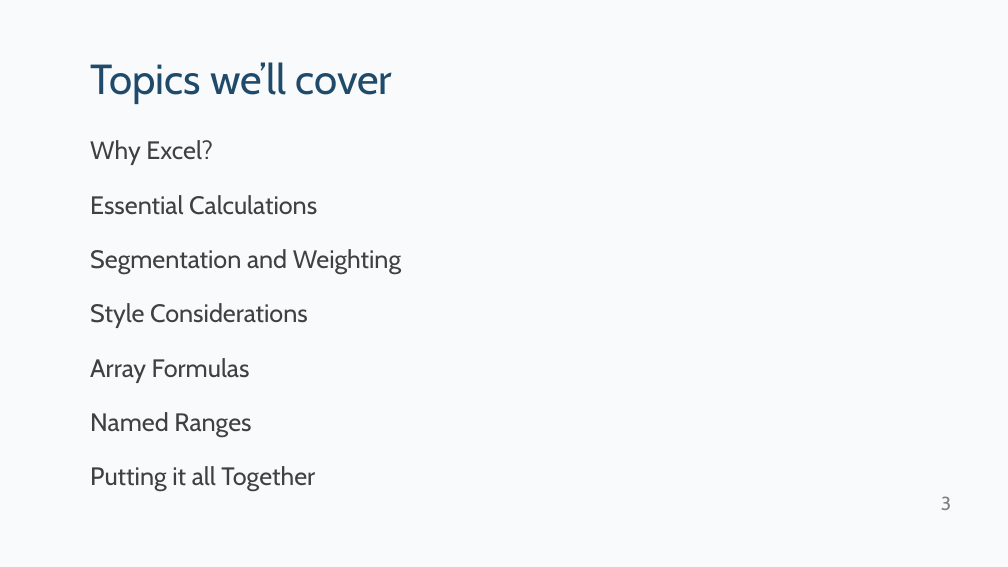
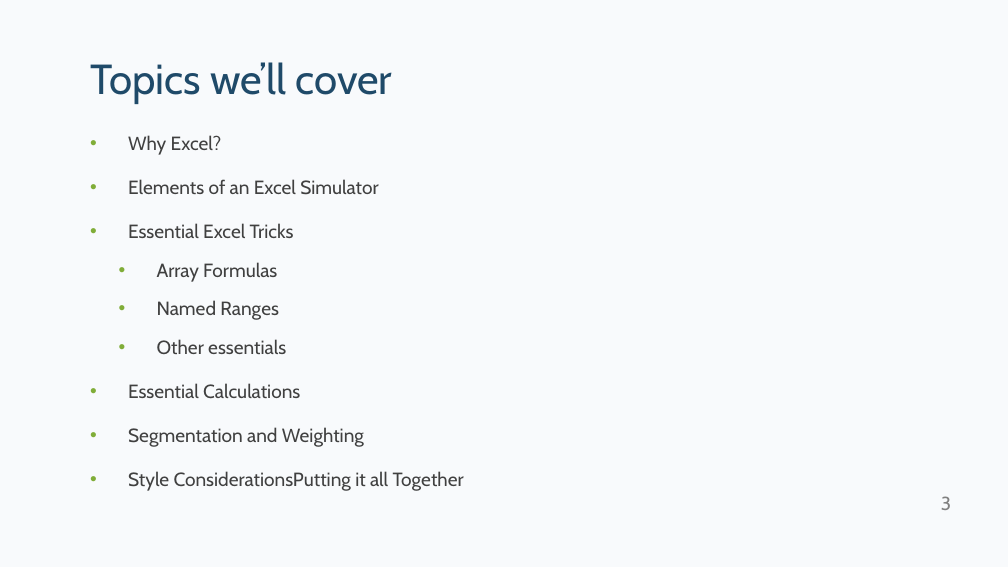
Before and after one commit to kpfairchild/ExcelSimulator, a slide deck: slide 3 of Excel Simulator Tips and Tricks.pptx. Drawn at 1008x567 pixels with LibreOffice and Linux fonts; fonts in the diff are those of the drawing. Boxes give left, top, right and bottom in pixels: in the first picture for what was removed or moved away, otherwise in the second. Text is boxed around its words. In the diff, an @@ line names an element or a change of style, - is before the commit and + after.

```diff
--- a/Excel Simulator Tips and Tricks.pptx
+++ b/Excel Simulator Tips and Tricks.pptx
@@ text at (128, 135, 364, 447): size 24.1 to 18.2 pt in "Why Excel?", "Essential Calculations", "Segmentation and Weighting"; bullet none to •; line spacing 1.1 to 1 @@
@@ text at (128, 179, 378, 354): paragraphs added @@
+• Elements of an Excel Simulator
+• Essential Excel Tricks
+  • Array Formulas
+  • Named Ranges
+  • Other essentials
@@ text at (128, 471, 464, 491): text changed; size 24.1 to 18.2 pt @@
-Style Considerations
-Array Formulas
-Named Ranges
-Putting it all Together
+• Style ConsiderationsPutting it all Together
```
Also in this commit, not shown: 7 other slides changed, 5 slides added, 3 other files.
